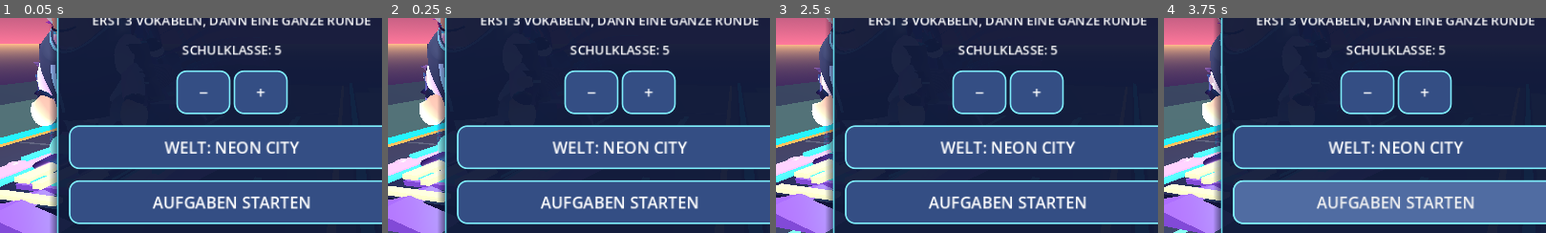
Above: before the commit, frames 1-4 (left to right).
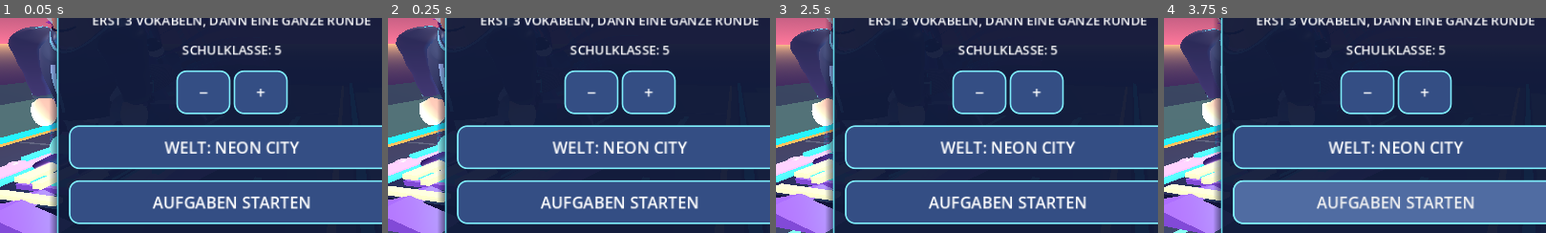
Above: after the commit, the same moments.

Repository: mtothek0703/learnquest-unity-web
Game: Godot game, scene res://main.tscn
The game is run twice, just before and just after one commit, with the same random seed, the same clock (stepped at 60 frames per second) and the same inputs.
Inputs (mouse positions are % of the whole screen's width and height, from its top left):
- Up to frame 1 (0.05 s): no input
- Up to frame 2 (0.25 s): no input
- Up to frame 3 (2.5 s): move the mouse to (72, 45) at 0.52 s; hold Right 0.53-1.25 s; hold Q 0.53-1.25 s; click (72, 45) at 0.67 s; tap Space at 0.77, 1.07 s; drag from (30, 55) to (45, 70) at 1.27 s; move the mouse to (60, 28) at 2.02 s; hold Right from 2.03 s (still down); hold R from 2.03 s (still down)
- Up to frame 4 (3.75 s): release Right at 2.75 s; release R at 2.75 s; drag from (45, 70) to (20, 35) at 2.77 s; move the mouse to (80, 65) at 3.52 s; hold Left from 3.53 s (still down); hold E from 3.53 s (still down)
The pictures show only the part of the screen within x 20-70%, y 30-80%; the shares and areas given below are measured in that part.

The runs differ from the first frame. In frame 1, 1.9% of the frame differs, in the area x 2-15%, y 3-38%; in frame 2, 2.0%, in the area x 2-15%, y 3-39%; in frame 3, 1.7%; in frame 4, 1.7%.

Commit message:
Sprint 1 V111: sculpt rounded skinned shoulder sleeves and align wrists
* V111: orient skinned sleeve rings to arm axis and close visible shoulder/wrist gaps

* V111: regression for 3D shoulder volume and skinned cuff alignment

* V111: gate shoulder seam regression and reserve immutable skyway-v111 release

* V111: gate shoulder seam regression and reserve immutable skyway-v111 release

* V111: record V110 release evidence and image-driven shoulder repair in sprint backlog

* V111: record V110 release evidence and image-driven shoulder repair in sprint backlog

* V111 visual fix: close oversized shoulder cups into smoothly tapered skinned caps

* V111: reject open shoulder cups and test capped upper-arm cross-section

* V111: ensure front shoulder cap overlaps jacket without pixel gap

* V111: sculpt rounded hemispherical shoulder cap instead of pointed sleeve cone

* V111: assert rounded shoulder cap coverage and preserve cuff alignment

* V111: record actual three-pass render QA, pixel shoulder improvement and remaining clipping

Diff:
--- /dev/null
+++ b/godot/rider_shoulder_seam_test.gd
@@ -0,0 +1,95 @@
+extends SceneTree
+## V111: the actual V110 16:9/19.5:9 renders exposed magenta shoulder
+## gaps and cuffs displaced from the hands. Test the sleeve's real 3D
+## cross-section and shoulder-to-wrist continuity, not just its vertex count.
+func _initialize() -> void:
+    call_deferred("_check")
+
+func _fail(message: String) -> void:
+    push_error("SHOULDER SEAM TEST FAILED: " + message)
+    quit(1)
+
+func _check() -> void:
+    var rider := preload("res://rider_character.tscn").instantiate() as Node3D
+    root.add_child(rider)
+    await process_frame
+    var model := rider.get_node_or_null("ImportedRider") as Node3D
+    if model == null:
+        _fail("imported character missing")
+        return
+    var garment := model.get_node_or_null("OrganicSkinnedArmwear") as Node3D
+    var jacket := model.get_node_or_null("UnifiedSkinnedUpperJacket") as Node3D
+    var rig := model.get_node_or_null("OriginalBodySkinRig") as Node3D
+    if garment == null or jacket == null or rig == null:
+        _fail("unified jacket, sleeves and original rig required")
+        return
+    var skeleton := rig.get_node_or_null("OriginalBodySkeleton13") as Skeleton3D
+    var sleeves: Array = garment.get("sleeves")
+    var cuffs: Array = garment.get("cuffs")
+    if skeleton == null or skeleton.get_bone_count() != 13 or sleeves.size() != 2 or cuffs.size() != 2:
+        _fail("both shoulders and cuffs must use the original 13-bone skeleton")
+        return
+    for index in range(2):
+        var side := -1.0 if index == 0 else 1.0
+        var sleeve := sleeves[index] as MeshInstance3D
+        var cuff := cuffs[index] as MeshInstance3D
+        if sleeve == null or cuff == null or sleeve.skin == null or cuff.skin == null:
+            _fail("both fabric and cuff must be real skinned meshes")
+            return
+        for part in [sleeve, cuff]:
+            if part.skin.get_bind_count() != 13 or part.get_node_or_null(part.skeleton) != skeleton:
+                _fail("sleeve or cuff detached from original GPU skeleton")
+                return
+        var min_y := INF
+        var max_y := -INF
+        var min_z := INF
+        var max_z := -INF
+        var inner_x := INF
+        var outer_x := -INF
+        # The uppermost ring closes to a small cap, rather than exposing
+        # a giant hollow cylinder (caught in the first real V111 PNGs).
+        var tip_a: Vector3 = garment.call("_point", 0.0, 0.0, side, 0)
+        var tip_b: Vector3 = garment.call("_point", 0.0, 0.5, side, 0)
+        if tip_a.distance_to(tip_b) > 0.06 or tip_a.y < 2.17:
+            _fail("shoulder tip is an open cup rather than a rounded cap")
+            return
+        for step in range(24):
+            var p: Vector3 = garment.call("_point", 0.17, float(step) / 24.0, side, 0)
+            min_y = minf(min_y, p.y)
+            max_y = maxf(max_y, p.y)
+            min_z = minf(min_z, p.z)
+            max_z = maxf(max_z, p.z)
+            inner_x = minf(inner_x, absf(p.x))
+            outer_x = maxf(outer_x, absf(p.x))
+        # The old sleeve used X/Z rings with almost zero Y thickness.
+        # A genuine sloping 3D shoulder needs a perpendicular, rounded ring.
+        if max_y - min_y < 0.18 or max_z - min_z < 0.58:
+            _fail("shoulder ring is still flat instead of volumetric")
+            return
+        if max_y < 2.17 or min_z > -0.55 or inner_x > 0.39 or outer_x < 0.92:
+            _fail("sleeve root does not cover the exposed front shoulder")
+            return
+        var arm := model.get_node_or_null("BalanceArm%d" % index) as Node3D
+        if arm == null or arm.get_node_or_null("SculptedRiderGauntlet") == null:
+            _fail("articulated gauntlet must remain")
+            return
+        var hand: MeshInstance3D
+        for child in arm.get_children():
+            if child is MeshInstance3D and child.mesh is SphereMesh:
+                hand = child as MeshInstance3D
+                break
+        if hand == null:
+            _fail("original animated hand is missing")
+            return
+        var wrist_a: Vector3 = garment.call("_point", 1.0, 0.0, side, 0)
+        var wrist_b: Vector3 = garment.call("_point", 1.0, 0.5, side, 0)
+        var wrist_center := (wrist_a + wrist_b) * 0.5
+        var hand_center := arm.position + hand.position
+        if wrist_center.distance_to(hand_center) > 0.12:
+            _fail("skinned cuff terminates away from the original hand")
+            return
+    if model.find_children("*", "CollisionObject3D", true, false).size() != 0:
+        _fail("visual shoulder repair changed collision objects")
+        return
+    print("SHOULDER SEAM TEST PASSED: real 3D shoulder rings, jacket overlap, wrist alignment, original 13-bone skin and gameplay collision safety")
+    quit(0)
--- a/godot/rider_skinned_armwear.gd
+++ b/godot/rider_skinned_armwear.gd
@@ -1,5 +1,5 @@
 extends Node3D
-## V107: organic two-joint flight-jacket sleeves on the ORIGINAL 13-bone
+## V107/V111: organic two-joint flight-jacket sleeves on the ORIGINAL 13-bone
 ## rider skeleton. Sculpted shoulder-to-cuff volume, elbow folds, reflective
 ## wrist rings and rear-facing luminous seams replace layered rigid capsules.
 ## Visual-only original procedural geometry; no touch, physics or assets.
@@ -89,17 +89,37 @@
     var angle := TAU * u
     var shoulder := 1.0 - smoothstep(0.04, 0.34, t)
     var elbow := exp(-pow((t - 0.55) / 0.17, 2.0))
-    var radius := lerpf(0.205, 0.133, t) + 0.024 * shoulder
+    # Close the upper ring into a smooth shoulder dome: the first PR render
+    # revealed an open, oversized cup with the pink body still visible inside.
+    # A hemispherical ease avoids the pointed cones seen in the second
+    # screenshot pass, while keeping the shoulder closed at its tip.
+    var cap_progress := clampf(t / 0.19, 0.0, 1.0)
+    var shoulder_cap := sqrt(maxf(0.0, 1.0 - pow(1.0 - cap_progress, 2.0)))
+    var radius := (lerpf(0.300, 0.145, t) + 0.018 * shoulder) * shoulder_cap + 0.012
     # Subtle tailoring: shoulder fullness, tapered elbow and three soft folds.
     radius += (0.009 * sin(t * TAU * 3.0) + 0.006 * cos(angle * 3.0)) * elbow
     radius += 0.010 if kind == 2 else (0.012 if kind == 1 else 0.0)
-    var x := side * (0.54 + 0.34 * t)
-    var y := 2.055 - 0.735 * t
-    var z := 0.045 + 0.065 * t
-    return Vector3(
-        x + cos(angle) * radius,
-        y + 0.025 * sin(angle) * shoulder,
-        z + sin(angle) * radius * 1.08
+    # V111: the V110 real landscape frames exposed bright shoulder holes
+    # and sleeves ending away from the gauntlets. Previously the "circular"
+    # section lay in the X/Z plane: every vertex of each ring had nearly
+    # identical Y, so the shoulder had no upper volume. Construct the ring
+    # perpendicular to the actual sloping shoulder-to-wrist centerline.
+    # The shoulder overlaps the continuous jacket, while the wrist terminates
+    # at the existing articulated hand rather than beyond it.
+    var start := Vector3(side * 0.61, 2.22, -0.33)
+    var finish := Vector3(side * 0.73, 1.33, -0.06)
+    var center := start.lerp(finish, t)
+    center.x += side * 0.018 * sin(t * PI)
+    center.z += 0.024 * sin(t * PI)
+    var tangent := Vector3(
+        side * (0.12 + 0.018 * PI * cos(t * PI)),
+        -0.89,
+        0.27 + 0.024 * PI * cos(t * PI)
+    ).normalized()
+    var radial_x := (Vector3.RIGHT - tangent * tangent.x).normalized()
+    var radial_z := tangent.cross(radial_x).normalized()
+    return center + radius * (
+        radial_x * cos(angle) + radial_z * sin(angle) * 1.08
     )
 
 func _influences(t: float, side: float) -> Dictionary:
Not shown, changed: .github/workflows/godot-pr-check.yml
Not shown, changed: .github/workflows/publish-unity-webgl.yml
Not shown, changed: LEARNQUEST_SPRINTS.md
Not shown, changed: godot/CHARACTER_VISUAL_QA.md
